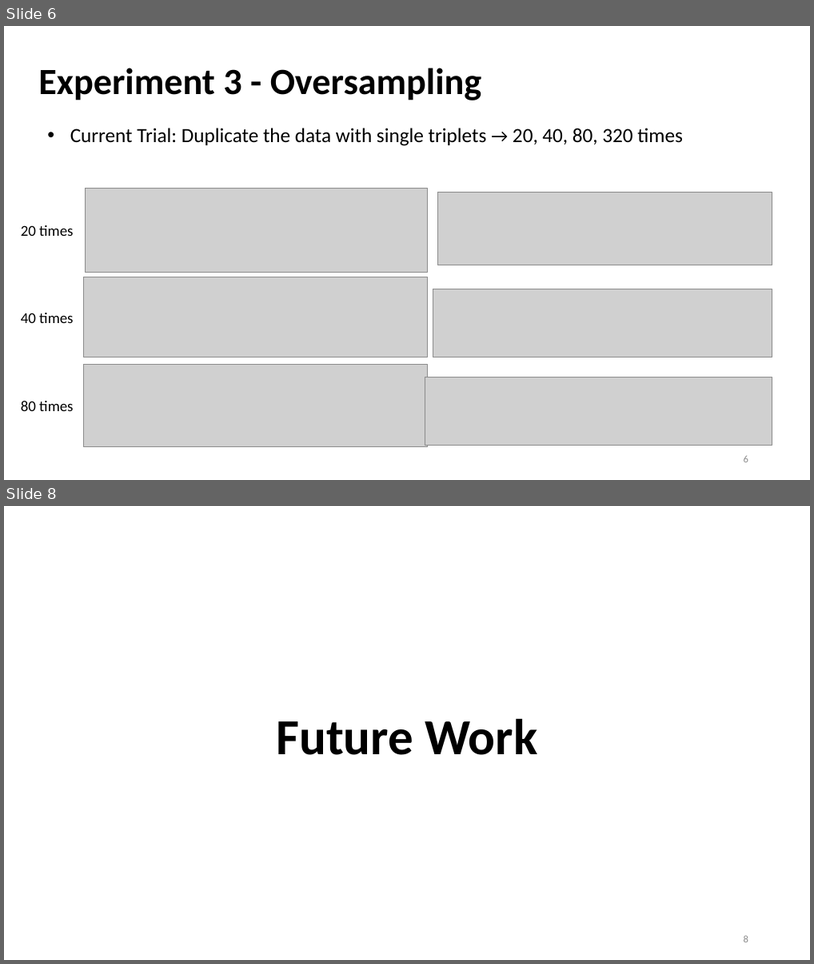
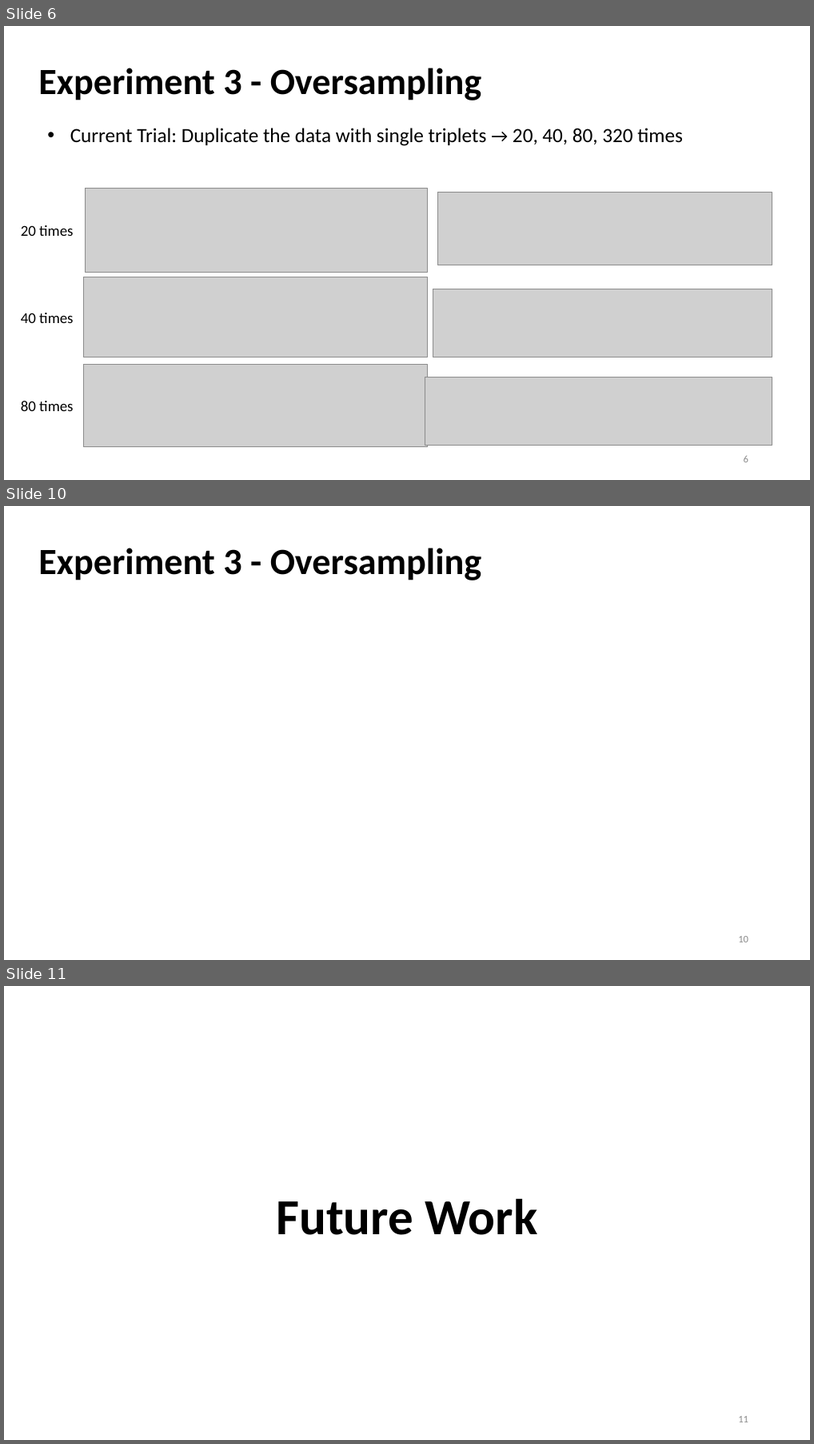
Before and after one commit to Bai1026/Intern-IIS, a slide deck: Meeting/Presentation_1027.pptx. Shown one above the other, each under a label of ours: slides 6 and 8 before the commit, slides 6, 10 and 11 after it; the slides between them are not shown. The pictures are 814x964 and 814x1444 pixels, drawn with LibreOffice and Linux fonts; fonts in the diff are those of the drawing; grey boxes stand for pictures. Boxes give left, top, right and bottom in pixels: in the first picture for what was removed or moved away, otherwise in the second. Text is boxed around its words. In the diff, an @@ line names an element or a change of style, - is before the commit and + after.

```diff
--- a/Meeting/Presentation_1027.pptx
+++ b/Meeting/Presentation_1027.pptx
@@ slide 10 added at [4, 506, 810, 960], background #FFFFFF @@
@@ title added at [38, 548, 482, 580], 44 pt, text #000000, bold @@
+Experiment 3 - Oversampling
@@ page number added at [738, 936, 749, 942], 12 pt, text #8C8C8C @@
+10
@@ what was slide 8 is now slide 11 @@
@@ page number at [738, 1416, 749, 1422]: text changed @@
-8
+11
```
Also in this commit, not shown: 1 slide changed, 3 other slides added, 22 other files.
